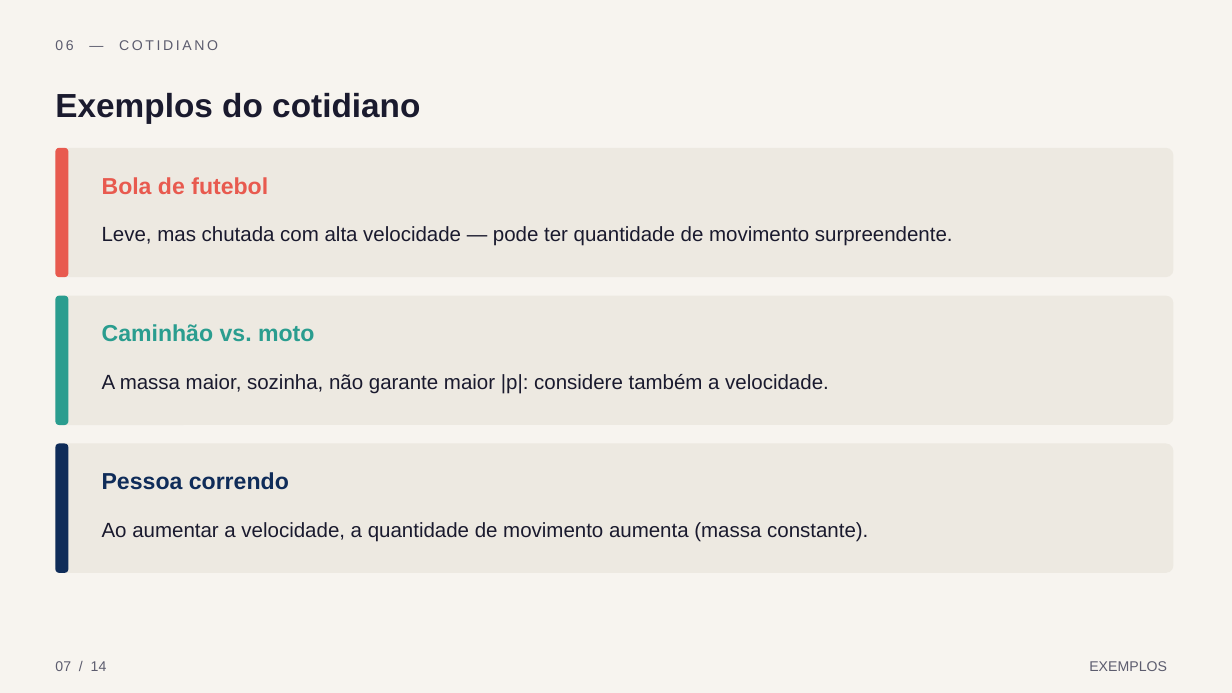
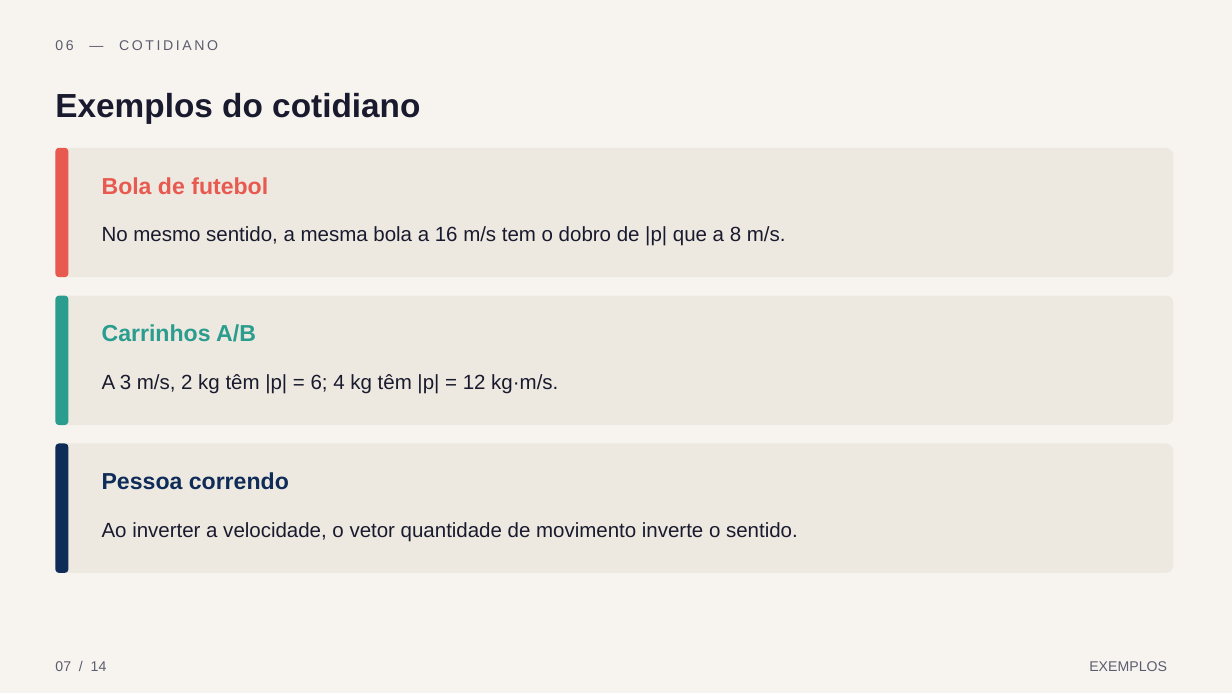
Before and after one commit to victordiaspalmeira/aula_ia_quantidade_movimento, a slide deck: slide 7 of 02_apresentacao/Apresentacao_Aula_IA.pptx. Drawn at 1232x693 pixels with LibreOffice and Linux fonts; fonts in the diff are those of the drawing. Boxes give left, top, right and bottom in pixels: in the first picture for what was removed or moved away, otherwise in the second. Text is boxed around its words. In the diff, an @@ line names an element or a change of style, - is before the commit and + after.

```diff
--- a/02_apresentacao/Apresentacao_Aula_IA.pptx
+++ b/02_apresentacao/Apresentacao_Aula_IA.pptx
@@ text at (102,226,786,246): text changed @@
-Leve, mas chutada com alta velocidade — pode ter quantidade de movimento surpreendente.
+No mesmo sentido, a mesma bola a 16 m/s tem o dobro de |p| que a 8 m/s.
@@ text at (102,324,256,342): text changed @@
-Caminhão vs. moto
+Carrinhos A/B
@@ text at (102,374,558,394): text changed @@
-A massa maior, sozinha, não garante maior |p|: considere também a velocidade.
+A 3 m/s, 2 kg têm |p| = 6; 4 kg têm |p| = 12 kg·m/s.
@@ text at (102,522,798,542): text changed @@
-Ao aumentar a velocidade, a quantidade de movimento aumenta (massa constante).
+Ao inverter a velocidade, o vetor quantidade de movimento inverte o sentido.
```
Also in this commit, not shown: 7 other slides changed, 15 other files.
